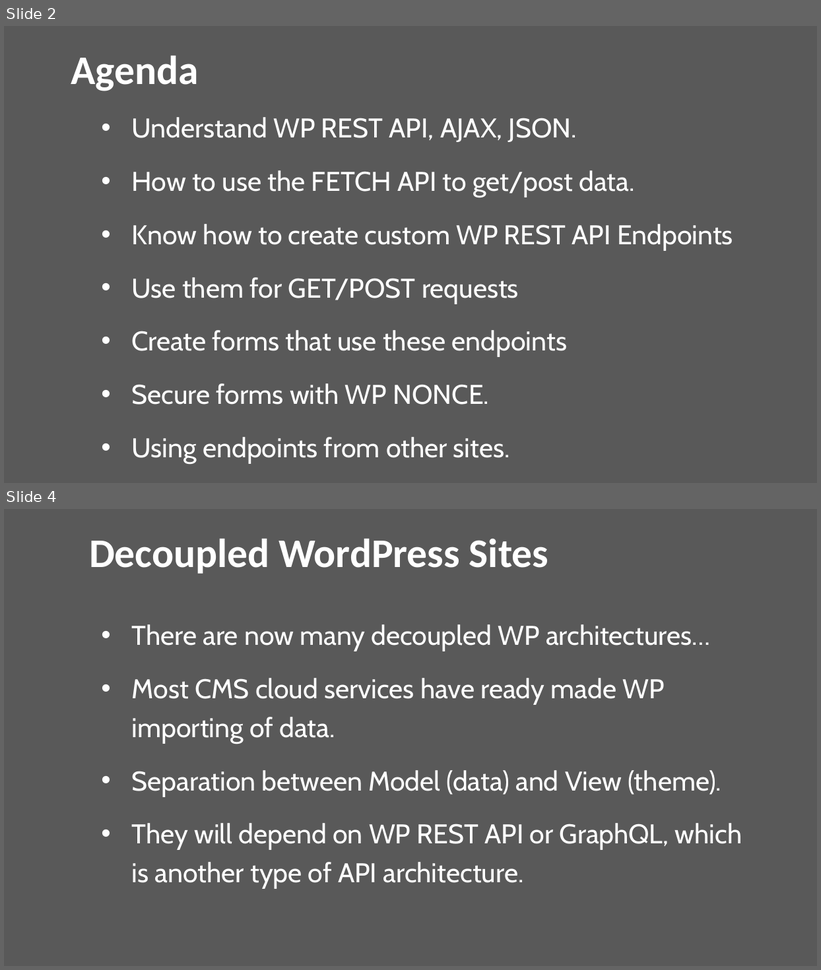
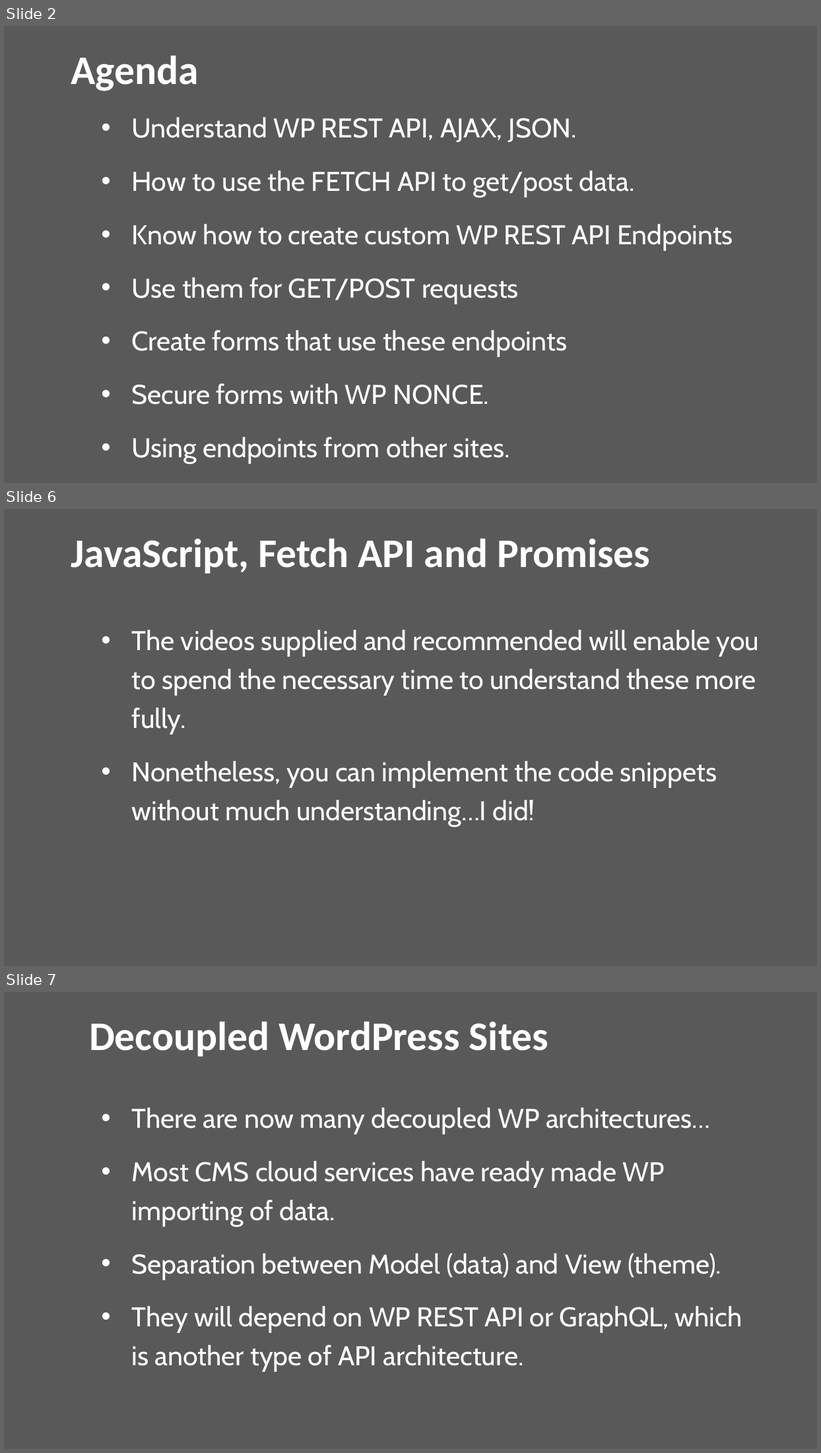
Before and after one commit to venturer75/WordCampGreece, a slide deck: wordcamp-greece.pptx. Shown one above the other, each under a label of ours: slides 2 and 4 before the commit, slides 2, 6 and 7 after it; the slides between them are not shown. The pictures are 821x970 and 821x1453 pixels, drawn with LibreOffice and Linux fonts; fonts in the diff are those of the drawing. Boxes give left, top, right and bottom in pixels: in the first picture for what was removed or moved away, otherwise in the second. Text is boxed around its words. In the diff, an @@ line names an element or a change of style, - is before the commit and + after.

```diff
--- a/wordcamp-greece.pptx
+++ b/wordcamp-greece.pptx
@@ slide 6 added at [4,509,817,966], background #595959 @@
@@ title added at [71,539,650,574], 48 pt, text #FFFFFF, bold @@
+JavaScript, Fetch API and Promises
@@ text added at [132,630,759,827], 32 pt, text #FFFFFF @@
+  • The videos supplied and recommended will enable you to spend the necessary time to understand these more fully.
+  • Nonetheless, you can implement the code snippets without much understanding…I did!
@@ what was slide 4 is now slide 7 @@
```
Also in this commit, not shown: 3 slides changed, 2 other slides added, 6 other files.
